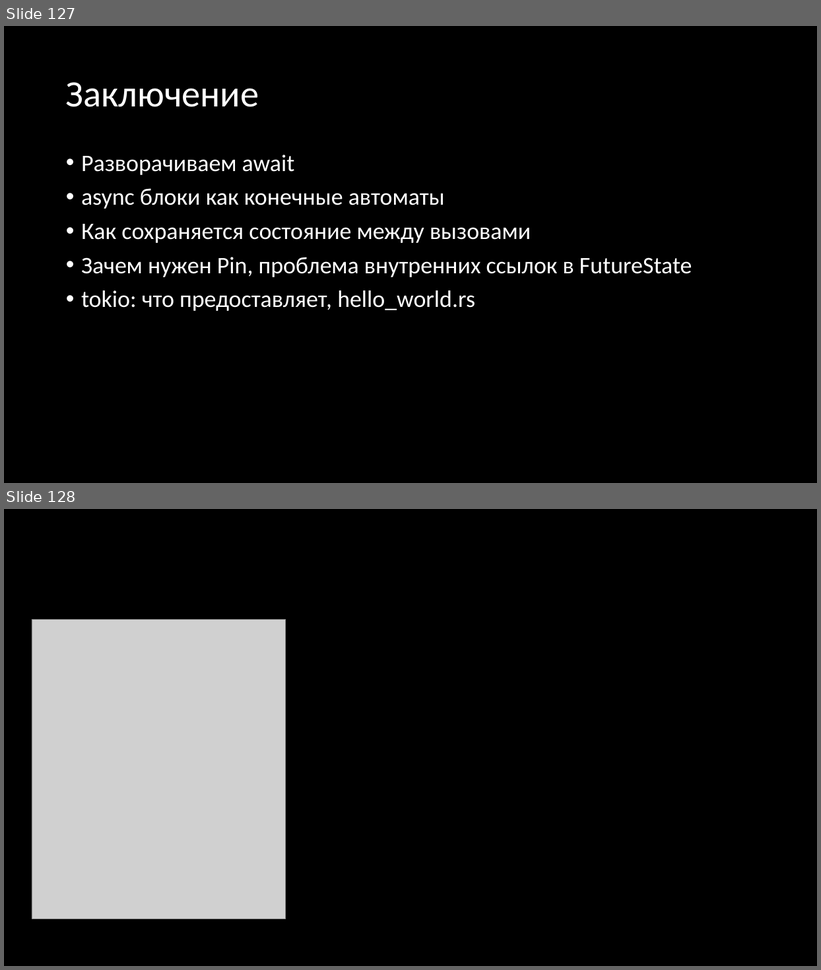
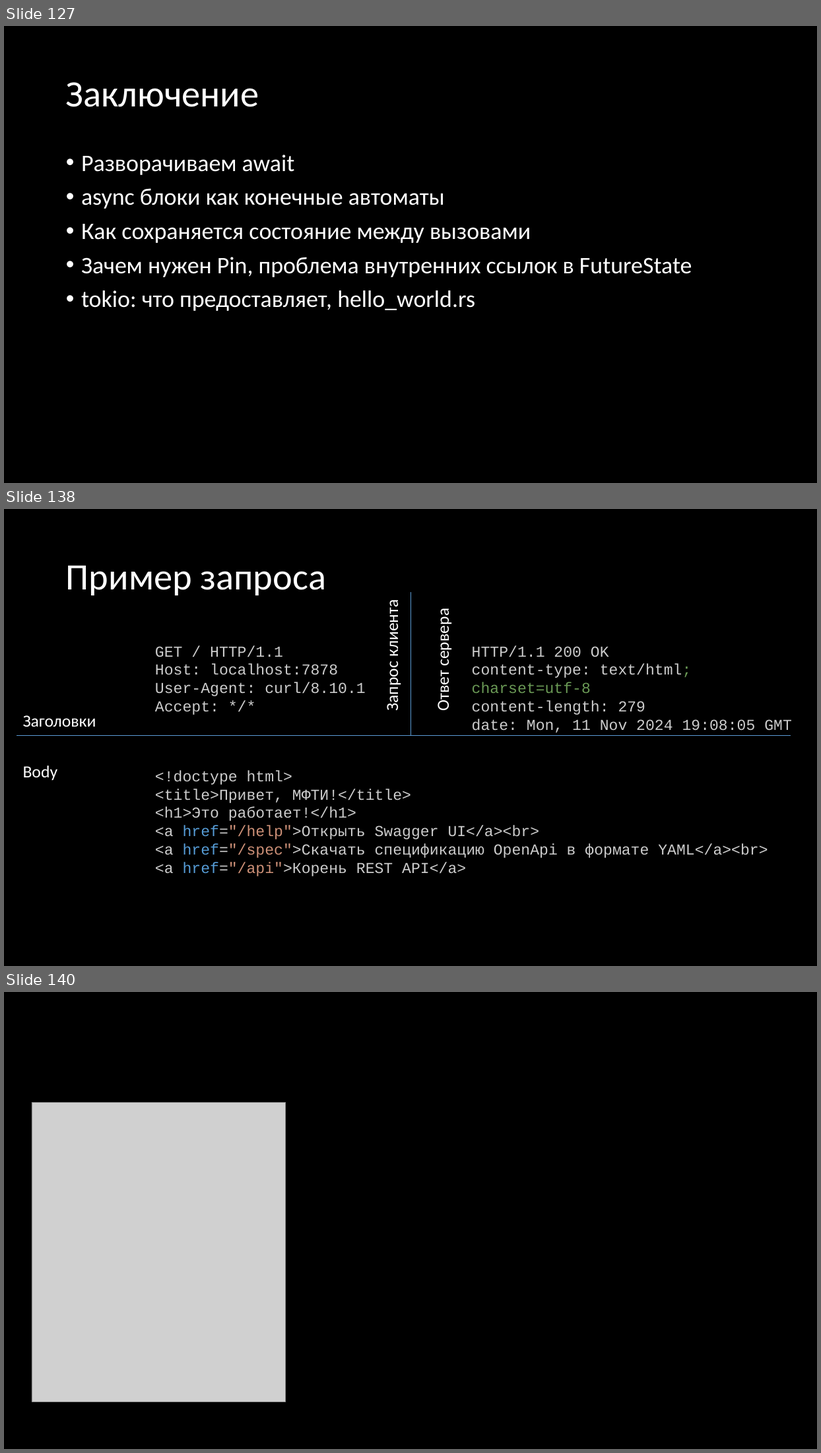
Before and after one commit to Gordon01/learn-rust, a slide deck: keynotes/Rust 2024.pptx. Shown one above the other, each under a label of ours: slides 127 and 128 before the commit, slides 127, 138 and 140 after it; the slides between them are not shown. The pictures are 821x970 and 821x1453 pixels, drawn with LibreOffice and Linux fonts; fonts in the diff are those of the drawing; grey boxes stand for pictures. Boxes give left, top, right and bottom in pixels: in the first picture for what was removed or moved away, otherwise in the second. Text is boxed around its words. In the diff, an @@ line names an element or a change of style, - is before the commit and + after.

```diff
--- a/keynotes/Rust 2024.pptx
+++ b/keynotes/Rust 2024.pptx
@@ slide 138 added at (4, 509, 817, 966), background #000000 @@
@@ title added at (66, 565, 326, 595), 44 pt, text #FFFFFF @@
+Пример запроса
@@ text added at (382, 605, 403, 710), 20 pt, text #FFFFFF @@
+Запрос клиента
+Ответ сервера
@@ line added from (411, 592) to (411, 736), #5B9BD5 0.5 pt @@
@@ text added at (155, 646, 365, 715), 18 pt, text #CCCCCC @@
+GET / HTTP/1.1
+Host: localhost:7878
+User-Agent: curl/8.10.1
+Accept: */*
@@ text added at (472, 646, 792, 733), 18 pt, text #CCCCCC @@
+HTTP/1.1 200 OK
+content-type: text/html; charset=utf-8
+content-length: 279
+date: Mon, 11 Nov 2024 19:08:05 GMT
@@ text added at (23, 716, 96, 727), 20 pt, text #FFFFFF @@
+Заголовки
+Body
@@ line added from (17, 736) to (791, 736), #5B9BD5 0.5 pt @@
@@ text added at (155, 770, 768, 877), 18 pt, text #CCCCCC @@
+<!doctype html>
+<title>Привет, МФТИ!</title>
+<h1>Это работает!</h1>
+<a href="/help">Открыть Swagger UI</a><br>
+<a href="/spec">Скачать спецификацию OpenApi в формате YAML</a><br>
+<a href="/api">Корень REST API</a>
@@ what was slide 128 is now slide 140 @@
```
Also in this commit, not shown: 11 other slides added, 2 other files.
